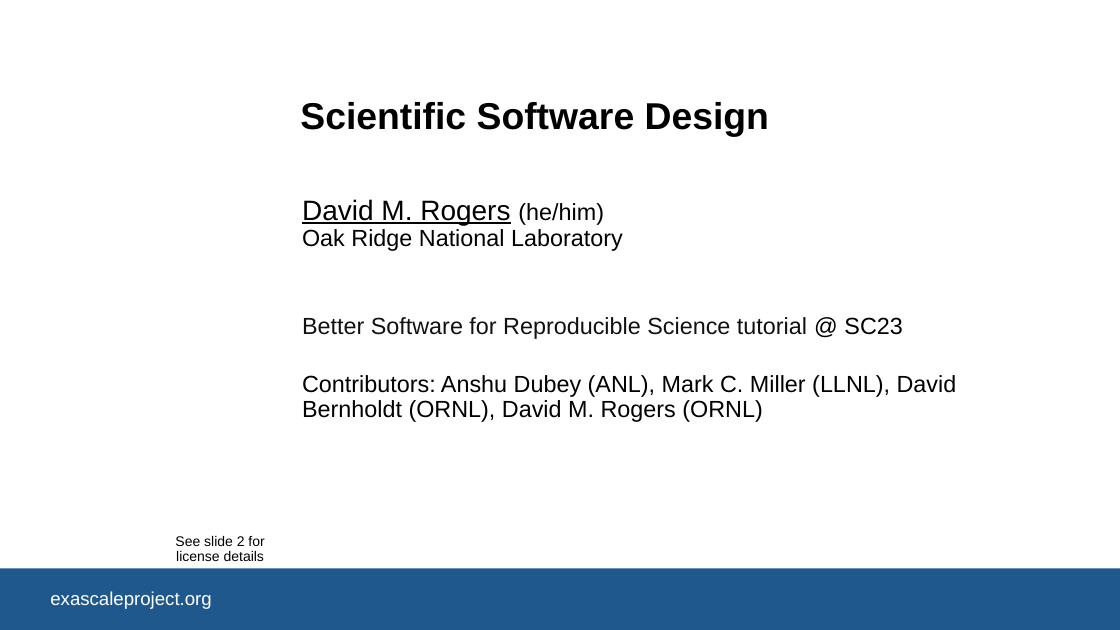
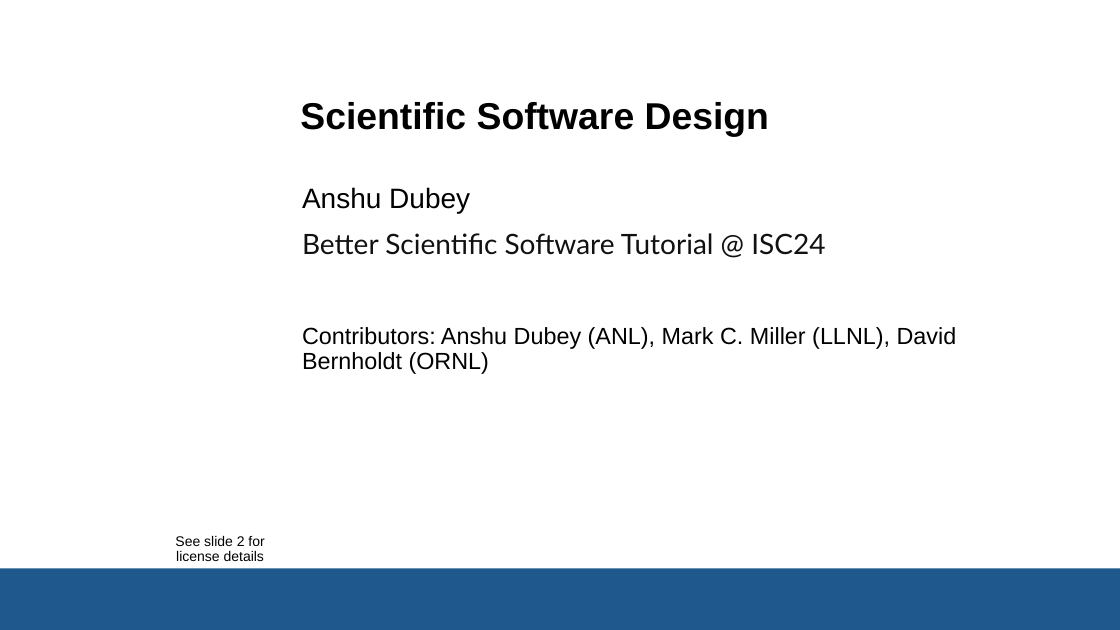
Before and after one commit to bssw-tutorial/presentations, a slide deck: slide 1 of design-a.pptx. Drawn at 1120x630 pixels with LibreOffice and Linux fonts; fonts in the diff are those of the drawing; background and template pictures are left out. Boxes give left, top, right and bottom in pixels: in the first picture for what was removed or moved away, otherwise in the second. Text is boxed around its words. In the diff, an @@ line names an element or a change of style, - is before the commit and + after.

```diff
--- a/design-a.pptx
+++ b/design-a.pptx
@@ subtitle at (x1=302, y1=187, x2=957, y2=374): text changed @@
-David M. Rogers (he/him)
-Oak Ridge National Laboratory
-Better Software for Reproducible Science tutorial @ SC23
-Contributors: Anshu Dubey (ANL), Mark C. Miller (LLNL), David Bernholdt (ORNL), David M. Rogers (ORNL)
+Anshu Dubey
+Better Scientific Software Tutorial @ ISC24
+Contributors: Anshu Dubey (ANL), Mark C. Miller (LLNL), David Bernholdt (ORNL)
@@ text in rectangle at (x1=50, y1=591, x2=211, y2=609): text removed @@
-exascaleproject.org
```
Also in this commit, not shown: 2 other slides changed, 3 other files.
